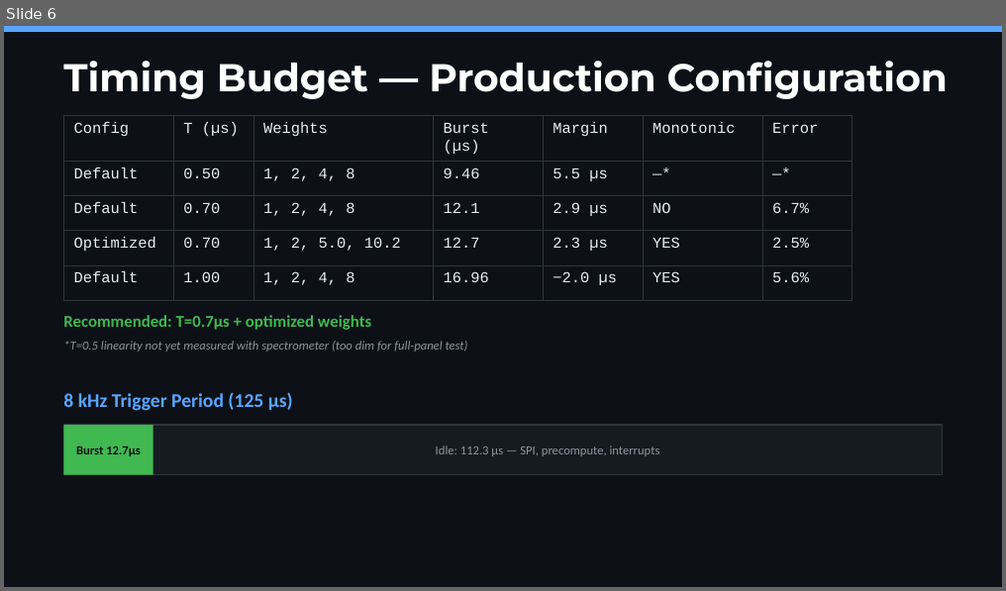
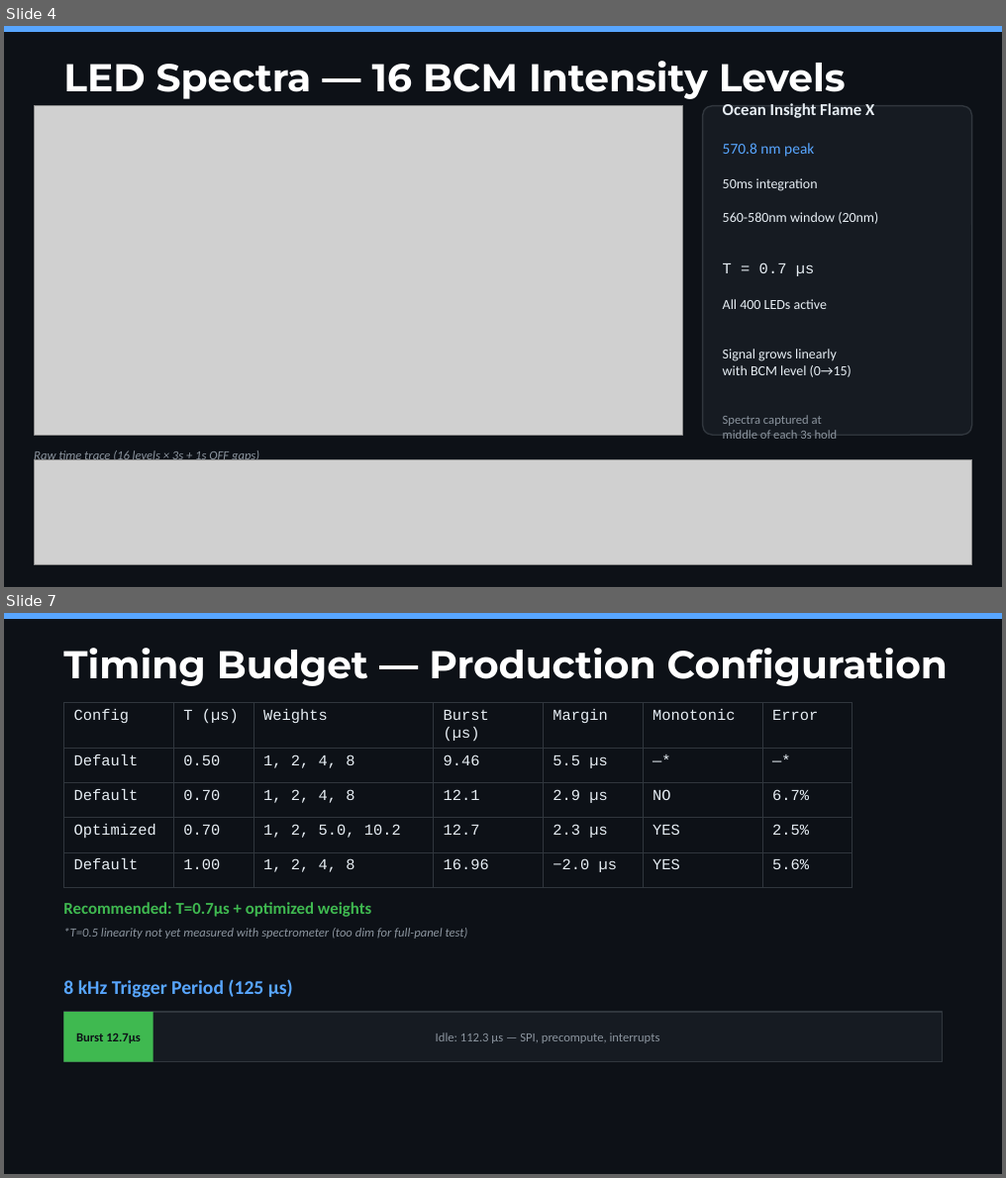
Before and after one commit to mbreiser/G6_Panels_Test_Firmware, a slide deck: test_firmware/single_led/G6_BCM_Summary_v2.pptx. Shown one above the other, each under a label of ours: slide 6 before the commit, slides 4 and 7 after it; the slides between them are not shown. The pictures are 1006x591 and 1006x1178 pixels, drawn with LibreOffice and Linux fonts; fonts in the diff are those of the drawing; grey boxes stand for pictures. Boxes give left, top, right and bottom in pixels: in the first picture for what was removed or moved away, otherwise in the second. Text is boxed around its words. In the diff, an @@ line names an element or a change of style, - is before the commit and + after.

```diff
--- a/test_firmware/single_led/G6_BCM_Summary_v2.pptx
+++ b/test_firmware/single_led/G6_BCM_Summary_v2.pptx
@@ slide 4 added at [4, 26, 1002, 587], background #0D1117 @@
@@ rectangle added at [4, 26, 1002, 32], fill #58A6FF @@
@@ text added at [63, 61, 846, 99], 28 pt, text #FFFFFF, bold @@
+LED Spectra — 16 BCM Intensity Levels
@@ picture added at [34, 106, 682, 435] @@
@@ rounded rectangle added at [703, 106, 972, 435], fill #161B22, outline #30363D 1 pt @@
@@ text added at [723, 103, 878, 439], 10 pt, text #E6EDF3 @@
+Ocean Insight Flame X
+570.8 nm peak
+50ms integration
+560-580nm window (20nm)
+T = 0.7 µs
+All 400 LEDs active
+Signal grows linearly
+with BCM level (0→15)
+Spectra captured at
+middle of each 3s hold
@@ text added at [34, 451, 259, 463], 9 pt, text #8B949E, italic @@
+Raw time trace (16 levels × 3s + 1s OFF gaps)
@@ picture added at [34, 460, 972, 565] @@
@@ what was slide 6 is now slide 7 @@
```
Also in this commit, not shown: 1 slide changed, 1 other slide added, 1 slide removed, 6 other files.
